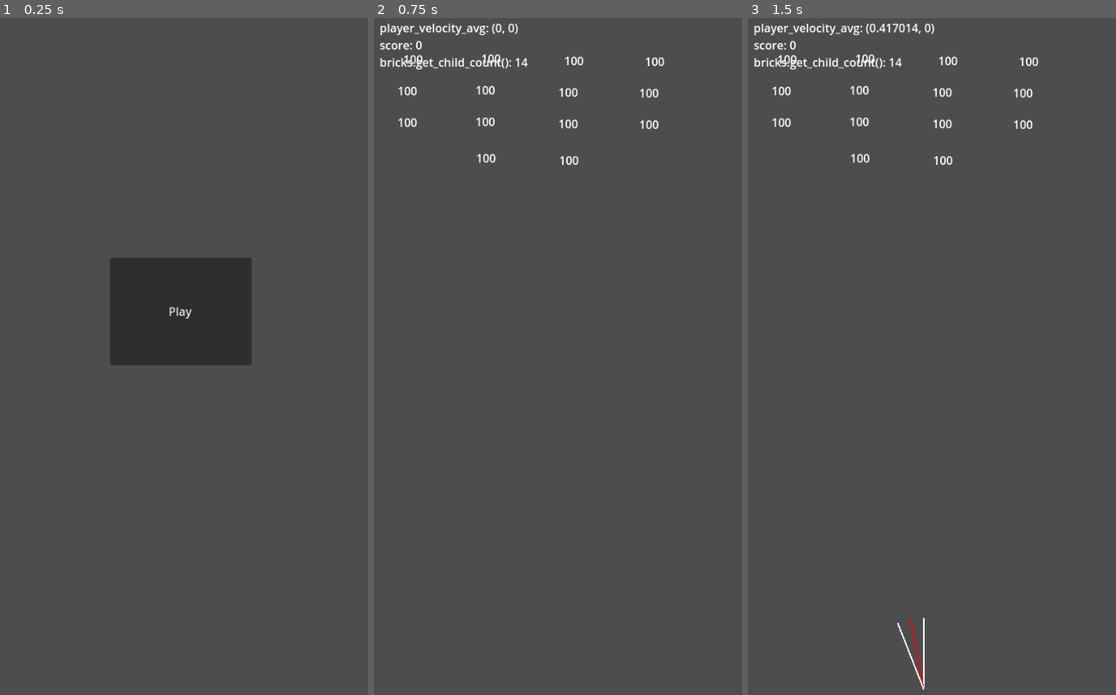
Above: before the commit, frames 1-3 (left to right).
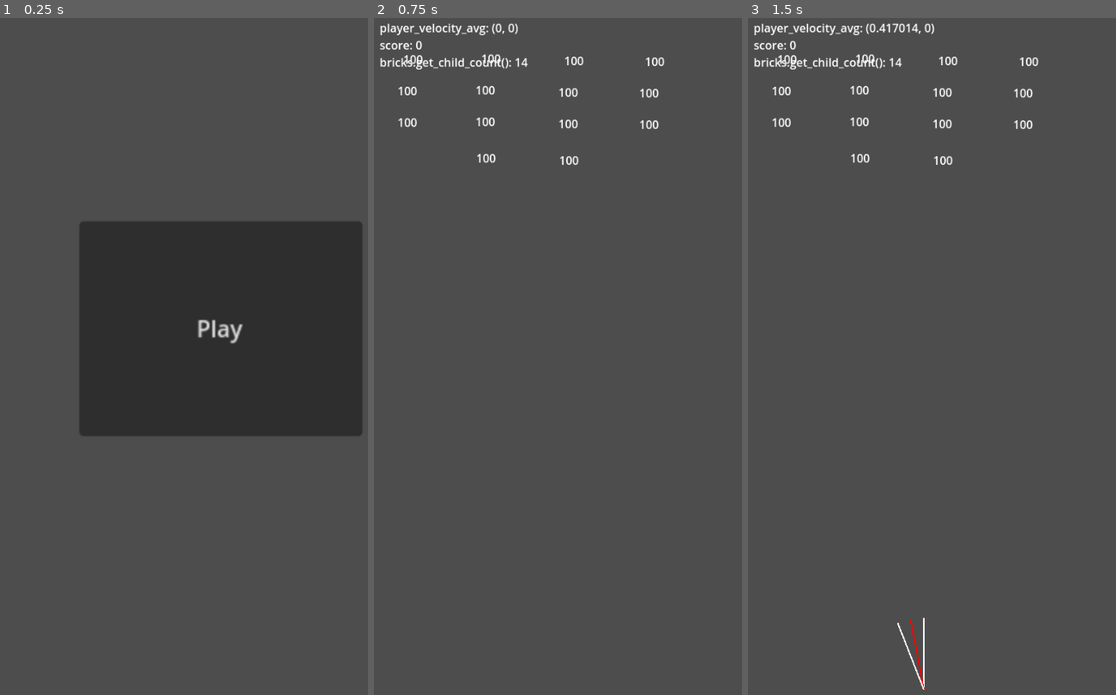
Above: after the commit, the same moments.

Repository: arunas-cesonis/pingpong2
Game: Godot game, scene res://main.tscn
Two runs of this game, one before a commit and one after it. Both use one fixed random seed, a clock stepped at 60 frames per second and the inputs below. Before the commit the project starts from res://root.tscn.
Inputs:
- Up to frame 1 (0.25 s): no input
- Up to frame 2 (0.75 s): click "Play" at 0.5 s
- Up to frame 3 (1.5 s): tap Enter at 1.25 s; hold D (MoveRight) from 1.28 s (still down)

The runs differ from the first frame. In frame 1, 18% of the frame differs, in the area x 21-99%, y 30-62%; in frame 2, nothing differs; in frame 3, nothing differs.

Commit message:
Add intro/outro scenes

Diff:
--- a/game.gd
+++ b/game.gd
@@ -30,6 +30,8 @@
 
 @onready var ball_speed = initial_ball_speed
 @onready var ball_direction = initial_ball_direction
+
+signal finished(score: int)
 
 func brick_remaining() -> int:
 	return bricks.get_child_count()
@@ -72,7 +74,7 @@
 		$Debug.queue_redraw()
 
 	if ball.position.y > player.position.y or bricks.get_child_count() == 0:
-		get_tree().reload_current_scene()
+		finished.emit(score)
 
 func _process(_delta: float) -> void:
 	var direction = 0.0
--- a/intro.tscn
+++ b/intro.tscn
@@ -6,10 +6,11 @@
 script = ExtResource("1_tmgii")
 
 [node name="PlayButton" type="Button" parent="."]
-offset_left = 178.0
-offset_top = 347.0
-offset_right = 376.0
-offset_bottom = 497.0
+offset_left = 135.0
+offset_top = 296.0
+offset_right = 333.0
+offset_bottom = 446.0
+scale = Vector2(2, 2)
 text = "Play"
 
 [connection signal="pressed" from="PlayButton" to="." method="_on_play_button_pressed"]
--- /dev/null
+++ b/main.gd
@@ -0,0 +1,35 @@
+extends Node2D
+
+const Game = preload("res://game.tscn")
+const Intro = preload("res://intro.tscn")
+const Outro = preload("res://outro.tscn")
+
+var current_scene: Node = null
+
+func _set_current_scene(s: Node) -> void:
+	if current_scene:
+		current_scene.queue_free()
+	current_scene = s
+	add_child(s)
+
+# Called when the node enters the scene tree for the first time.
+func _ready() -> void:
+	var intro = Intro.instantiate()
+	intro.connect("play_pressed", _on_play_pressed)
+	_set_current_scene(intro)
+
+func _on_game_finished(score: int) -> void:
+	var outro = Outro.instantiate()
+	outro.set_score(score)
+	outro.connect("play_again_pressed", _on_play_again_pressed)
+	_set_current_scene(outro)
+
+func _on_play_pressed() -> void:
+	var game = Game.instantiate()
+	game.connect("finished", _on_game_finished)
+	_set_current_scene(game)
+
+func _on_play_again_pressed() -> void:
+	var game = Game.instantiate()
+	game.connect("finished", _on_game_finished)
+	_set_current_scene(game)
--- a/root.tscn
+++ b/main.tscn
@@ -1,6 +1,6 @@
 [gd_scene load_steps=2 format=3 uid="uid://dfp0yy8q0xurq"]
 
-[ext_resource type="Script" path="res://root.gd" id="1_fuq0u"]
+[ext_resource type="Script" path="res://main.gd" id="1_fuq0u"]
 
 [node name="Root" type="Node2D"]
 script = ExtResource("1_fuq0u")
--- /dev/null
+++ b/outro.gd
@@ -0,0 +1,9 @@
+extends Node2D
+
+signal play_again_pressed()
+
+func set_score(score: int) -> void:
+	$Score.text = "SCORE:" + str(score)
+
+func _on_play_again_pressed() -> void:
+	play_again_pressed.emit()
--- /dev/null
+++ b/outro.tscn
@@ -0,0 +1,32 @@
+[gd_scene load_steps=2 format=3 uid="uid://dpawn8782avm2"]
+
+[ext_resource type="Script" path="res://outro.gd" id="1_je07o"]
+
+[node name="GameOver" type="Node2D"]
+script = ExtResource("1_je07o")
+
+[node name="GameOver" type="Label" parent="."]
+offset_left = 156.0
+offset_top = 131.0
+offset_right = 248.0
+offset_bottom = 154.0
+scale = Vector2(2, 2)
+text = "GAME OVER"
+
+[node name="PlayAgain" type="Button" parent="."]
+offset_left = 170.0
+offset_top = 344.0
+offset_right = 257.0
+offset_bottom = 375.0
+scale = Vector2(2, 2)
+text = "Play again"
+
+[node name="Score" type="Label" parent="."]
+offset_left = 175.0
+offset_top = 236.0
+offset_right = 235.0
+offset_bottom = 259.0
+scale = Vector2(2, 2)
+text = "SCORE: "
+
+[connection signal="pressed" from="PlayAgain" to="." method="_on_play_again_pressed"]
--- a/project.godot
+++ b/project.godot
@@ -11,7 +11,7 @@
 [application]
 
 config/name="pingpong2"
-run/main_scene="res://root.tscn"
+run/main_scene="res://main.tscn"
 config/features=PackedStringArray("4.3", "GL Compatibility")
 
 [display]
--- a/root.gd
+++ /dev/null
@@ -1,19 +0,0 @@
-extends Node2D
-
-const Game = preload("res://game.tscn")
-const Intro = preload("res://intro.tscn")
-
-@onready var intro := Intro.instantiate()
-
-# Called when the node enters the scene tree for the first time.
-func _ready() -> void:
-	intro.connect("play_pressed", _on_play_pressed)
-	add_child(intro)
-
-func _on_play_pressed() -> void:
-	intro.queue_free()
-	add_child(Game.instantiate())
-
-# Called every frame. 'delta' is the elapsed time since the previous frame.
-func _process(delta: float) -> void:
-	pass
